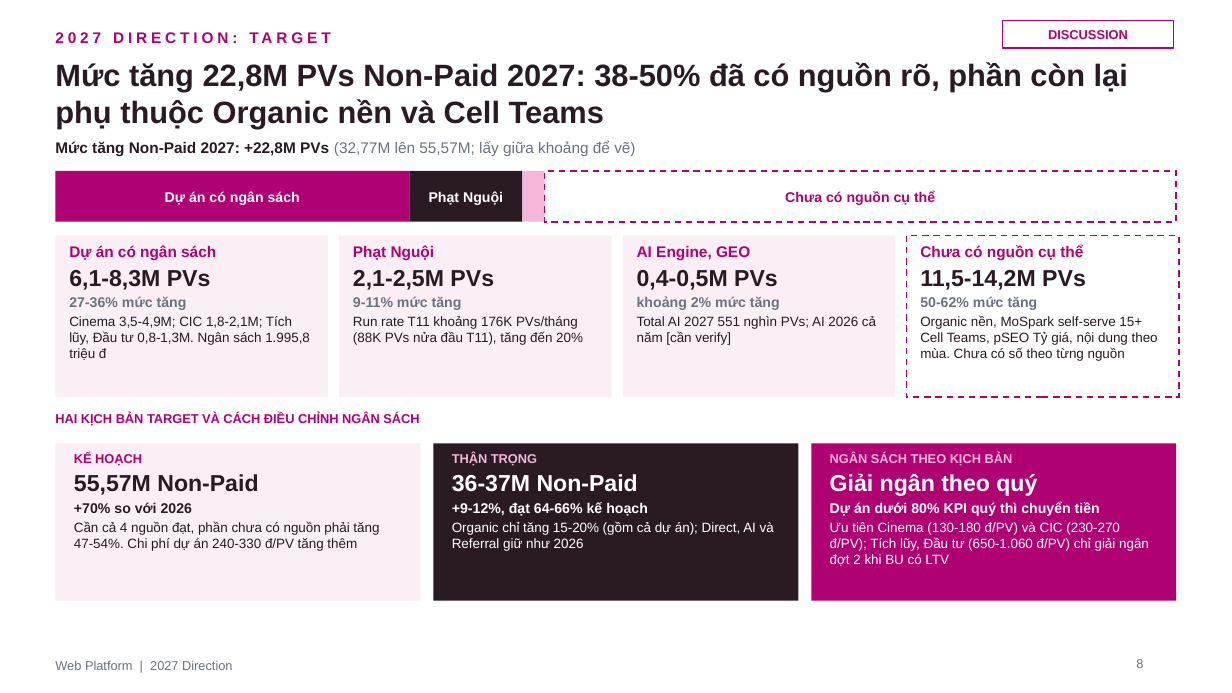
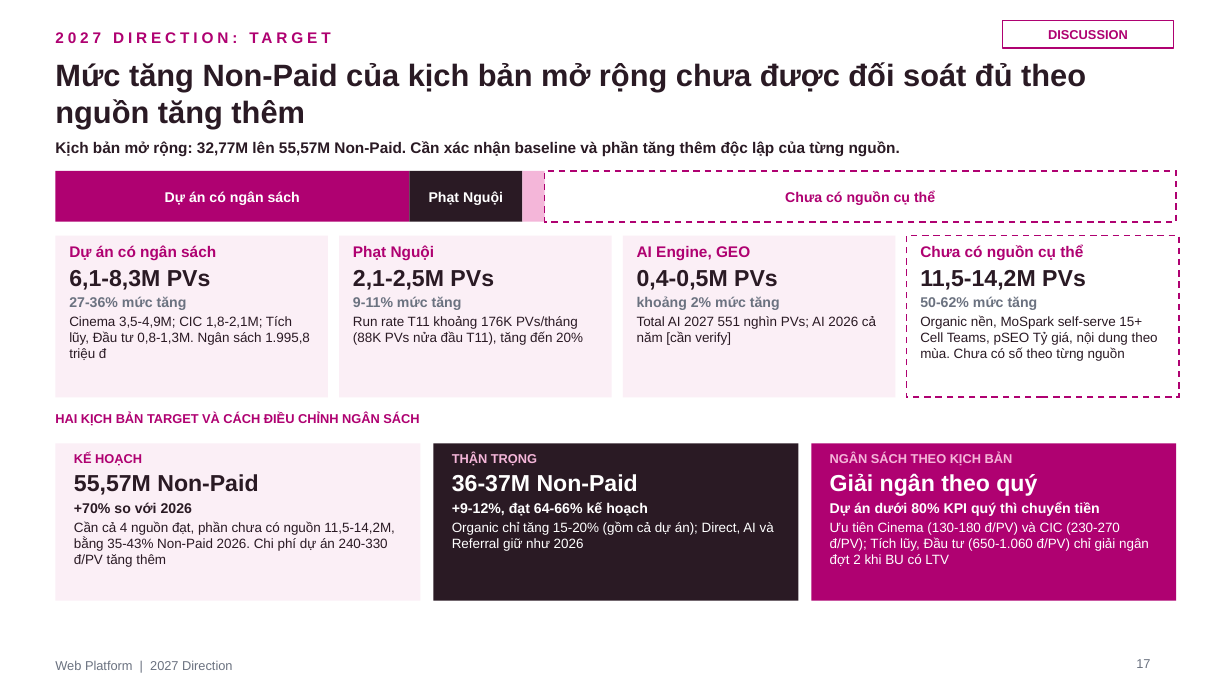
Before and after one commit to stormhoang/hienho-knowledgebase, a slide deck: slide 17 of 07_REPORTS/docs/strategy/2027 Direction - Web Platform (Framework).pptx (slide 8 before the commit). Drawn at 1232x693 pixels with LibreOffice and Linux fonts; fonts in the diff are those of the drawing. Boxes give left, top, right and bottom in pixels: in the first picture for what was removed or moved away, otherwise in the second. Text is boxed around its words. In the diff, an @@ line names an element or a change of style, - is before the commit and + after.

```diff
--- a/07_REPORTS/docs/strategy/2027 Direction - Web Platform (Framework).pptx
+++ b/07_REPORTS/docs/strategy/2027 Direction - Web Platform (Framework).pptx
@@ text at (55,62,1086,128): text changed @@
-Mức tăng 22,8M PVs Non-Paid 2027: 38-50% đã có nguồn rõ, phần còn lại phụ thuộc Organic nền và Cell Teams
+Mức tăng Non-Paid của kịch bản mở rộng chưa được đối soát đủ theo nguồn tăng thêm
@@ text at (55,141,900,157): text changed; text colour #6B7280 to #2A1A24; bold on @@
-Mức tăng Non-Paid 2027: +22,8M PVs (32,77M lên 55,57M; lấy giữa khoảng để vẽ)
+Kịch bản mở rộng: 32,77M lên 55,57M Non-Paid. Cần xác nhận baseline và phần tăng thêm độc lập của từng nguồn.
@@ text at (74,521,394,567): text changed @@
-Cần cả 4 nguồn đạt, phần chưa có nguồn phải tăng 47-54%. Chi phí dự án 240-330 đ/PV tăng thêm
+Cần cả 4 nguồn đạt, phần chưa có nguồn 11,5-14,2M, bằng 35-43% Non-Paid 2026. Chi phí dự án 240-330 đ/PV tăng thêm
@@ page number at (1136,659,1150,668): text changed @@
-8
+17
```
Also in this commit, not shown: 13 other slides changed, 5 slides added, 14 slides removed.
